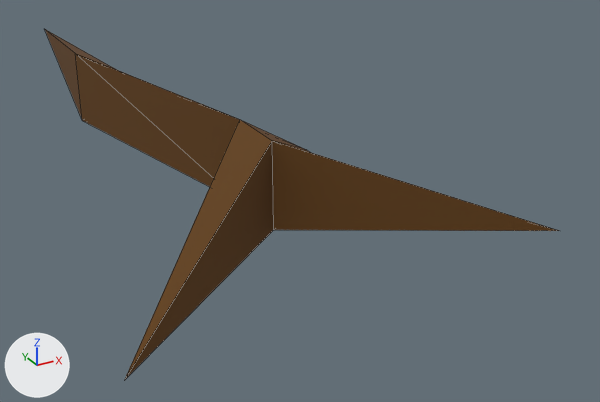
An edit to the glTF model assets/models/branch.glb, drawn before and after from the same camera.
One viewpoint serves both versions: a 50 mm lens placed at (-0.363, -0.844, 0.295), pointed at (0.065, -0.065, -0.094). The axes (+X, +Y, +Z) are drawn at lower left. The lights are the same throughout. Mesh edges are drawn as thin lines. Objects named as collision shapes, trigger or cutter boxes, shadow casters or lower levels of detail are left out. Vertices at the same position are counted once.

In view in the first picture: 'branch'.
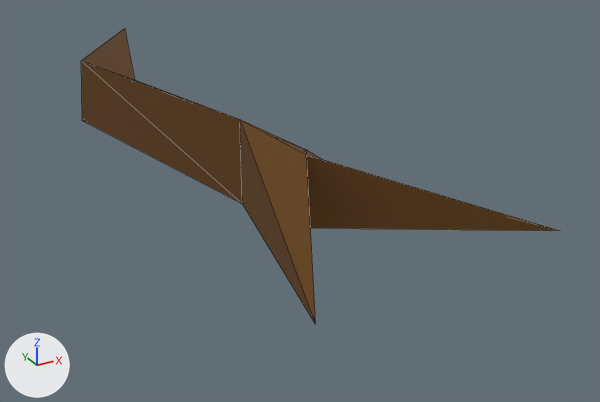
The change, as a list of edits to the scene's bpy script:
```text
Change me_cube_001:
    where me_cube_001.from_pydata(...)  # 12 vertices, 20 faces; spans x -0.248..0.074, y -0.449..0.579, z -0.044..0.044
    used by ob_branch; location = (0.0, 0.0, 0.0)
    me_cube_001 part 1
    me_cube_001.vertices[7].co: (-0.044, -0.213, -0.044) -> (-0.025, -0.218, -0.044)  # pixel (273, 229) -> not seen
    me_cube_001.vertices[8].co: (-0.044, -0.213, 0.044) -> (-0.024, -0.239, 0.036)  # pixel (272, 140) -> pixel (306, 154)
    me_cube_001.vertices[10].co: (-0.248, -0.398, -0.028) -> (-0.114, -0.413, -0.017)  # pixel (124, 380) -> pixel (315, 324)
    me_cube_001 part 2
    me_cube_001.vertices[1].co: (-0.112, 0.2, 0.044) -> (-0.112, 0.174, 0.04)  # pixel (75, 53) -> pixel (81, 60)
    me_cube_001.vertices[2].co: (-0.068, 0.579, 0.0) -> (0.052, 0.521, 0.0)  # pixel (44, 28) -> pixel (124, 28)
```

Changed parts and their boxes [x1, y1, x2, y2] in the pictures (600 x 402 px; the box of a moved part takes in the faces that stretch with it):
'branch', reshaped (7% narrower, 16% shorter)
    before: [45, 29, 559, 379]
    after: [81, 28, 559, 323]
part 1 of me_cube_001, moved or reshaped
    before: [125, 120, 538, 379]
    after: [240, 120, 538, 323]
part 2 of me_cube_001, moved or reshaped
    before: [45, 29, 240, 187]
    after: [81, 28, 242, 203]
